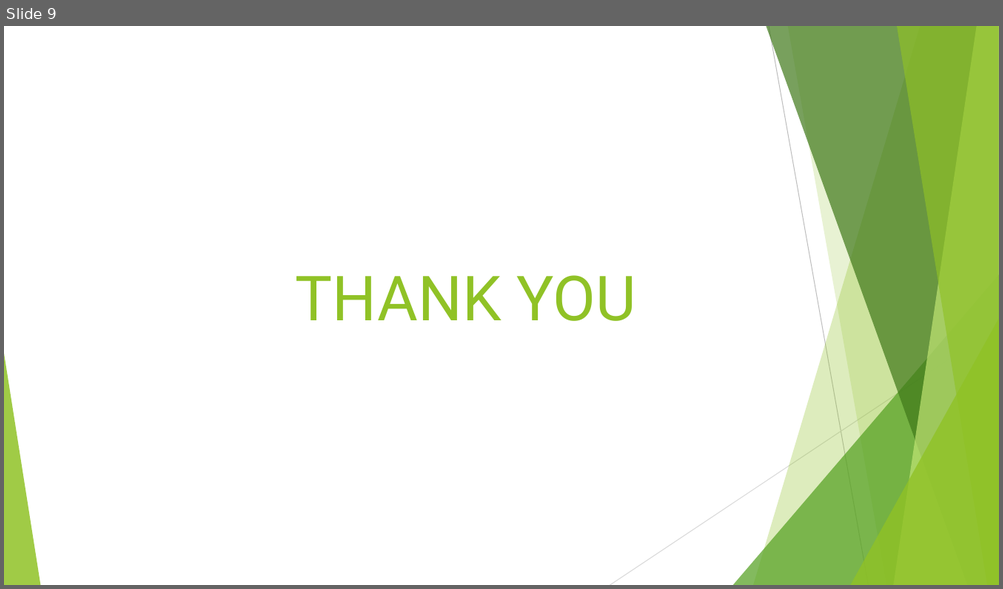
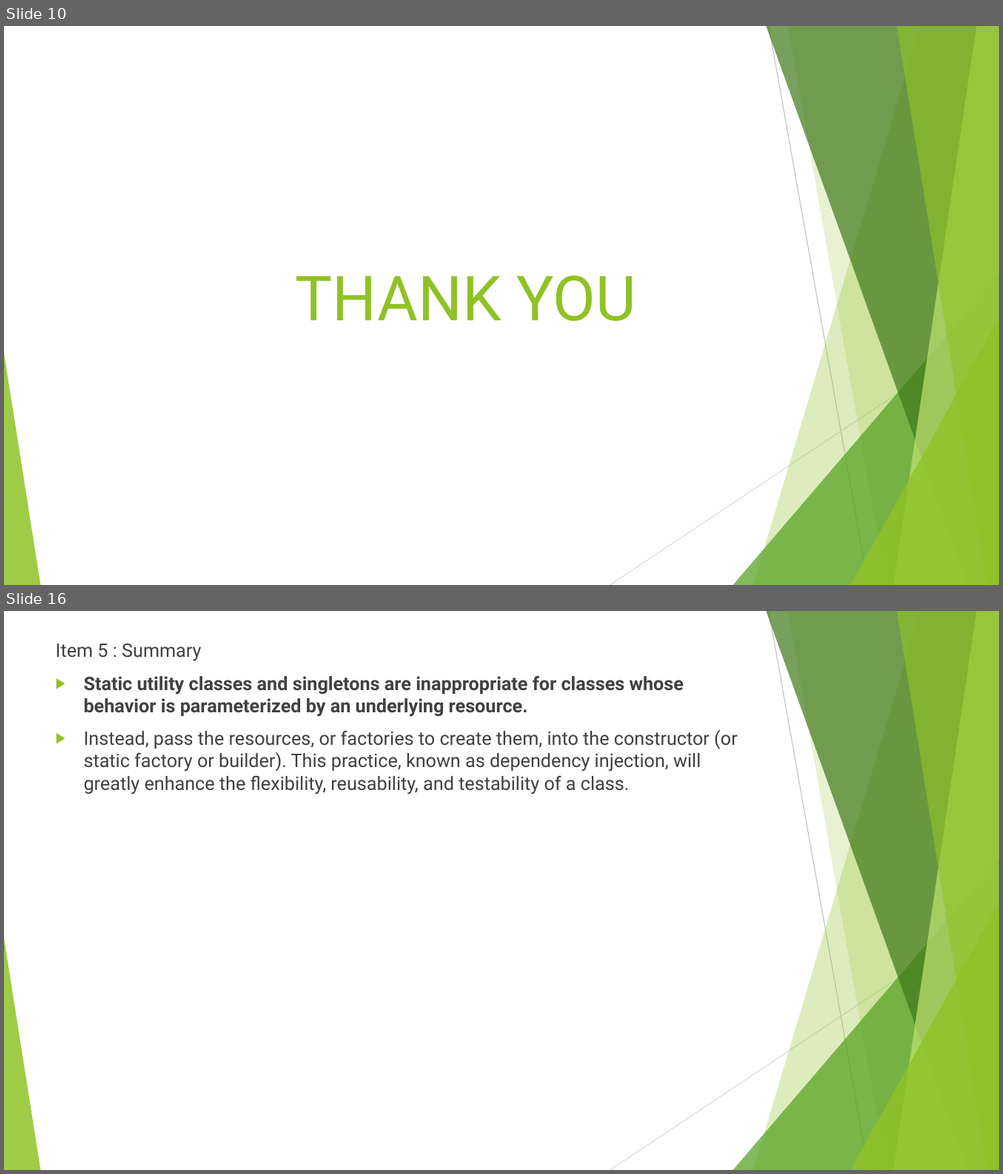
Before and after one commit to chinthanabt/EffectiveJava, a slide deck: EffectiveJava.pptx. Shown one above the other, each under a label of ours: slide 9 before the commit, slides 10 and 16 after it; the slides between them are not shown. The pictures are 1003x589 and 1003x1174 pixels, drawn with LibreOffice and Linux fonts; fonts in the diff are those of the drawing. Boxes give left, top, right and bottom in pixels: in the first picture for what was removed or moved away, otherwise in the second. Text is boxed around its words. In the diff, an @@ line names an element or a change of style, - is before the commit and + after.

```diff
--- a/EffectiveJava.pptx
+++ b/EffectiveJava.pptx
@@ slide 16 added at (4,611,999,1170), background #FFFFFF; not listed: 10 template elements that a slide beside it also shows @@
@@ text added at (56,644,737,795), 18 pt, text #404040 @@
+Item 5 : Summary
+▶ Static utility classes and singletons are inappropriate for classes whose behavior is parameterized by an underlying resource.
+▶ Instead, pass the resources, or factories to create them, into the constructor (or static factory or builder). This practice, known as dependency injection, will greatly enhance the flexibility, reusability, and testability of a class.
@@ what was slide 9 is now slide 10 @@
```
Also in this commit, not shown: 11 other slides added.
